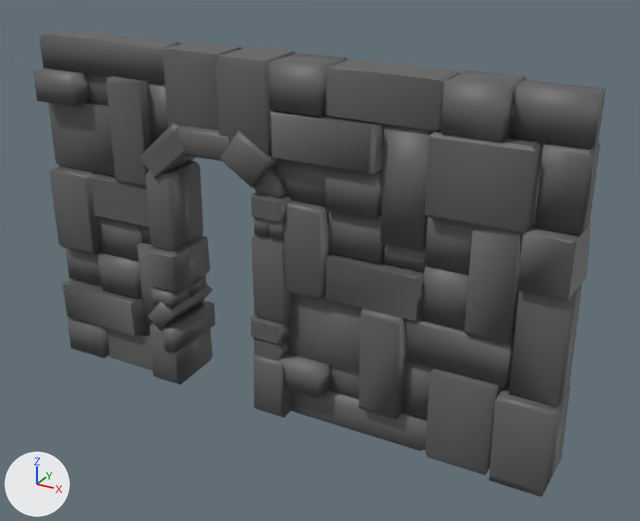
The Blender file Assets/Models/Door.blend: old version first, new version second.
Before and after are seen from a 50 mm lens placed at (38.2, -63.2, 30.6), pointed at (3.0, 1.0, -1.4). Lighting does not change. The marker at lower left points along +X, +Y and +Z.

Before the edit, the objects in view are built like this:
```python
me_cube_005 = bpy.data.meshes.new('Cube.005')
me_cube_005.from_pydata(...)  # 1542 vertices, 1666 faces; spans x -5.2..5.2, y -1.7..1.8, z -16.7..0.0
me_cube_005.polygons.foreach_set('use_smooth', [True] * 1666)
me_cube_005.materials.append(mat_wall)  # dark grey #5e5e5e
me_cube_020 = bpy.data.meshes.new('Cube.020')
me_cube_020.from_pydata(...)  # 40 vertices, 34 faces; spans x -0.2..8.7, y -0.9..0.0, z -13.4..10.5
me_cube_020.polygons.foreach_set('use_smooth', [True] * 34)
me_cube_020.materials.append(mat_wood)  # brown #553629
me_cylinder_001 = bpy.data.meshes.new('Cylinder.001')
me_cylinder_001.from_pydata(...)  # 26 vertices, 13 faces; spans x -0.25..0.25, y -0.24..0.25, z -1.7..1.7
me_cylinder_001.polygons.foreach_set('use_smooth', [True] * 13)
me_cylinder_001.materials.append(mat_metal)  # dark grey #464646
ob_bars = bpy.data.objects.new('Bars', me_cylinder_001)
ob_bars.parent = ob_door
ob_bars.matrix_parent_inverse = Matrix(((0.885, 0.0, 0.0, 10.02), (0.0, 1.0, 0.0, -1.819), (0.0, 0.0, 1.0, 2.961), (0.0, 0.0, 0.0, 1.0)))
ob_bars.location = (-8.347, 1.898, 1.919)
_m = ob_bars.modifiers.new('Array', 'ARRAY')
_m.count = 4
_m.relative_offset_displace = (2.4, 0.0, 0.0)
ob_bars.hide_set(True)
ob_door = bpy.data.objects.new('Door', me_cube_020)
ob_door.location = (-11.38, 1.82, -2.96)
ob_door.scale = (1.13, 1.0, 1.0)
_m = ob_door.modifiers.new('Mirror', 'MIRROR')
_m.use_axis = (False, True, False)
_m.use_clip = True
ob_door.hide_set(True)
ob_wallow = bpy.data.objects.new('WallOw', me_cube_005)
ob_wallow.location = (-0.01, -0.03, -16.7)
ob_wallow.delta_scale = (5.0, 2.028, -2.0)
_m = ob_wallow.modifiers.new('Decimate', 'DECIMATE')
_m.ratio = 0.45
```
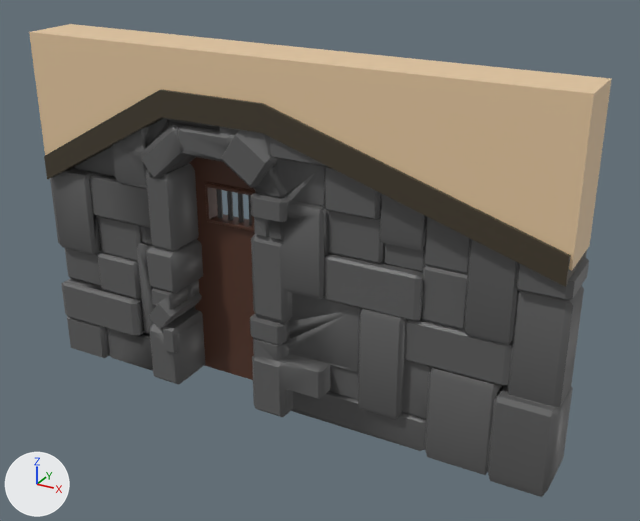
What the commit changed:
Material 'Wood.002' (mat_wood_002) is new.
Its base color is (0.0557, 0.0428, 0.0247) (brown #433a2c).
Material 'Wood.003' (mat_wood_003) is new.
Its base color is (0.0557, 0.0428, 0.0247) (brown #433a2c).
Material 'Wall2.001' (mat_wall2_001) is new.
Its base color is (0.8, 0.585, 0.357) (beige #e7c9a1).
me_cube_005 is used by ob_wallow; location (-0.01, -0.03, -16.7); delta_scale (5.0, 2.028, -2.0).
me_cube_005 had 1542 vertices, 1666 faces and spanned x -5.2..5.2, y -1.7..1.8, z -16.7..0.0.
me_cube_005 now has 2486 vertices, 2697 faces and spans x -5.2..5.2, y -1.7..1.8, z -13.8..0.0.
me_cube_005 part 1: 8 loose pieces with 192 vertices, spanning x -5.2..5.2, y -1.3..1.4, z -16.7..-11.5, are deleted.
me_cube_005 part 2: 35 vertices moved from x -2.7..4.4, y -1.3..1.4, z -16.7..-11.3 to x -2.7..3.6, y -1.3..1.4, z -13.4..-10.8; 119 vertices removed from x -5.2..5.2, y -1.3..1.4, z -16.7..-9.9; 1255 vertices added at x -5.2..5.2, y -1.6..1.7, z -13.8..0.0.
Mesh me_cube_004 is new.
It has 32 vertices, 29 faces and spans x -2.73..1.17, y -1.0..1.0, z -4.68..7.18.
Faces by material slot: [10, 5, 14].
It uses material mat_wood_002 (brown #433a2c).
It uses material mat_wood_003 (brown #433a2c).
It uses material mat_wall2_001 (beige #e7c9a1).
Object 'Door' (ob_door) is now shown.
Object 'Bars' (ob_bars) is now shown.
Object 'WallOw' (ob_wallow) loses its DECIMATE modifier named 'Decimate'.
Modifier setting removed (it was ratio = 0.45).
Object 'Cube.002' (ob_cube_002) is new; it shows me_cube_004.
Its location is (10.38, 0.0, 8.4).
Its scale is (13.2, 3.02, 1.2).

Boxes [x1, y1, x2, y2] around the edits, measured in the pictures (640 x 521 px):
'WallOw', reshaped, modifiers changed (19% shorter): before [33, 30, 606, 497]; after [50, 118, 589, 497]
'Cube.002', added (beige): after [29, 24, 612, 287]
    faces in mat_wall2_001 (beige #e7c9a1): [29, 24, 612, 271]
    faces in mat_wood_002 (brown #433a2c): [159, 89, 587, 287]
    faces in mat_wood_003 (brown #433a2c): [44, 91, 163, 179]
'Door', shown (brown): after [189, 157, 256, 380]
'Bars', shown: after [217, 189, 252, 225]
part 1 of me_cube_005, deleted: before [33, 30, 606, 235]
part 2 of me_cube_005, built on: before [48, 42, 591, 345]
